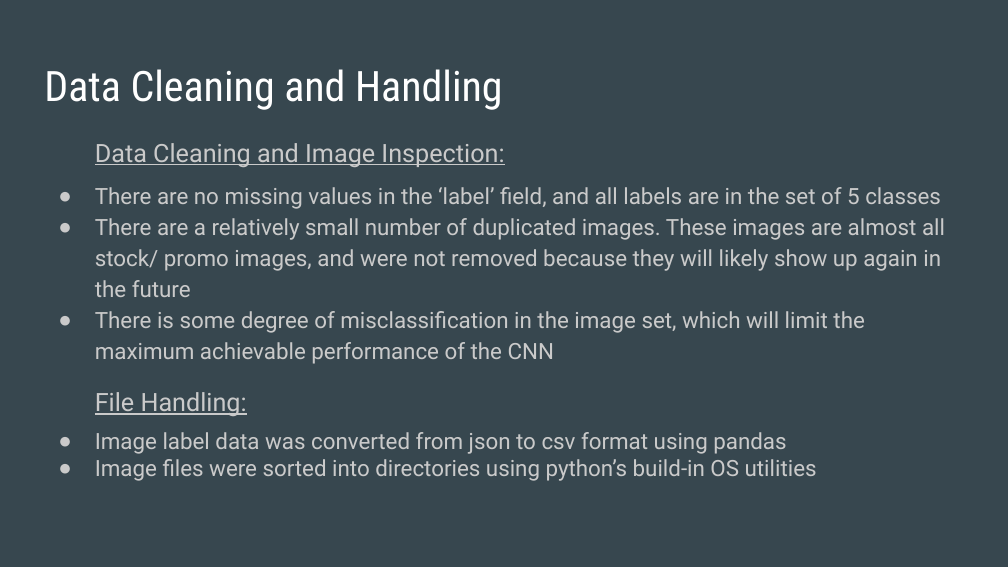
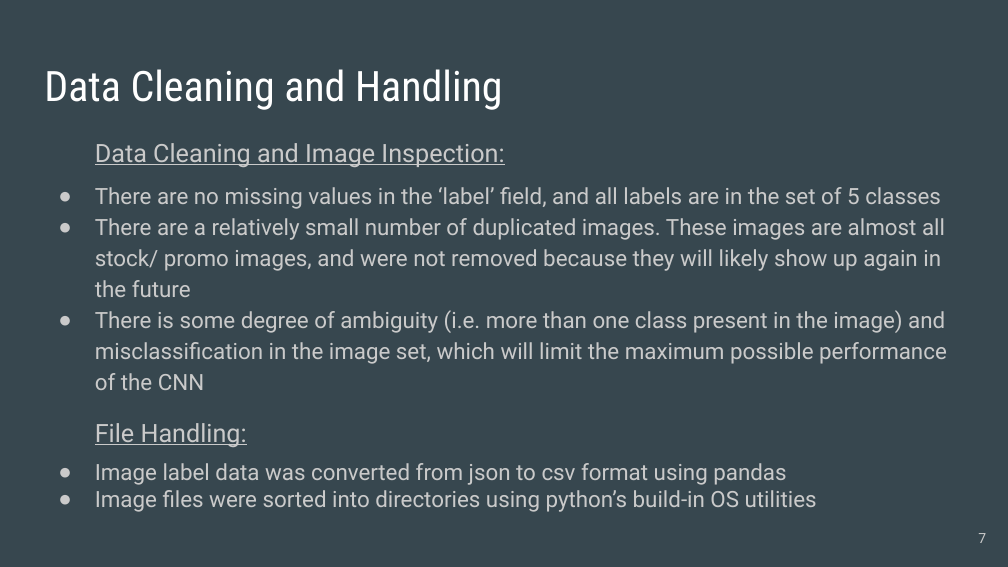
Before and after one commit to MadsenNils/Springboard-Capstone-2-yelp, a slide deck: slide 7 of reports/04_Capstone 2 Final Slides.pptx (slide 4 before the commit). Drawn at 1008x567 pixels with LibreOffice and Linux fonts; fonts in the diff are those of the drawing. Boxes give left, top, right and bottom in pixels: in the first picture for what was removed or moved away, otherwise in the second. Text is boxed around its words. In the diff, an @@ line names an element or a change of style, - is before the commit and + after.

```diff
--- a/reports/04_Capstone 2 Final Slides.pptx
+++ b/reports/04_Capstone 2 Final Slides.pptx
@@ text at [95,310,947,390]: text changed @@
-● There is some degree of misclassification in the image set, which will limit the maximum achievable performance of the CNN
+● There is some degree of ambiguity (i.e. more than one class present in the image) and misclassification in the image set, which will limit the maximum possible performance of the CNN
@@ page number added at [978,533,986,543], 10 pt, text #CACACA @@
+7
```
Also in this commit, not shown: 22 other slides changed, 4 slides added, 1 slide removed.
